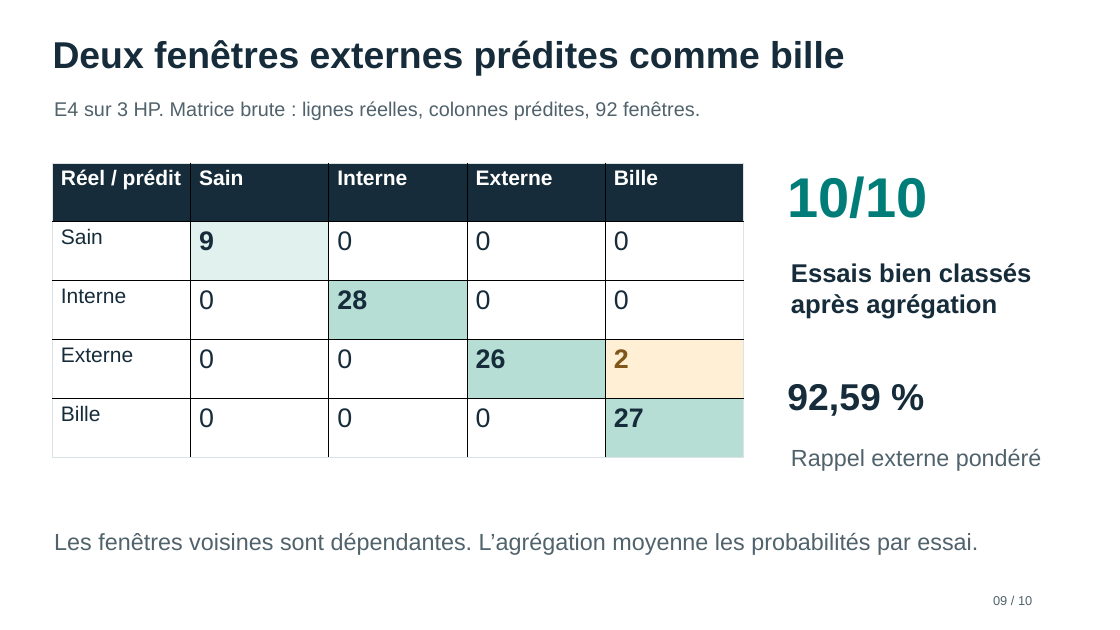
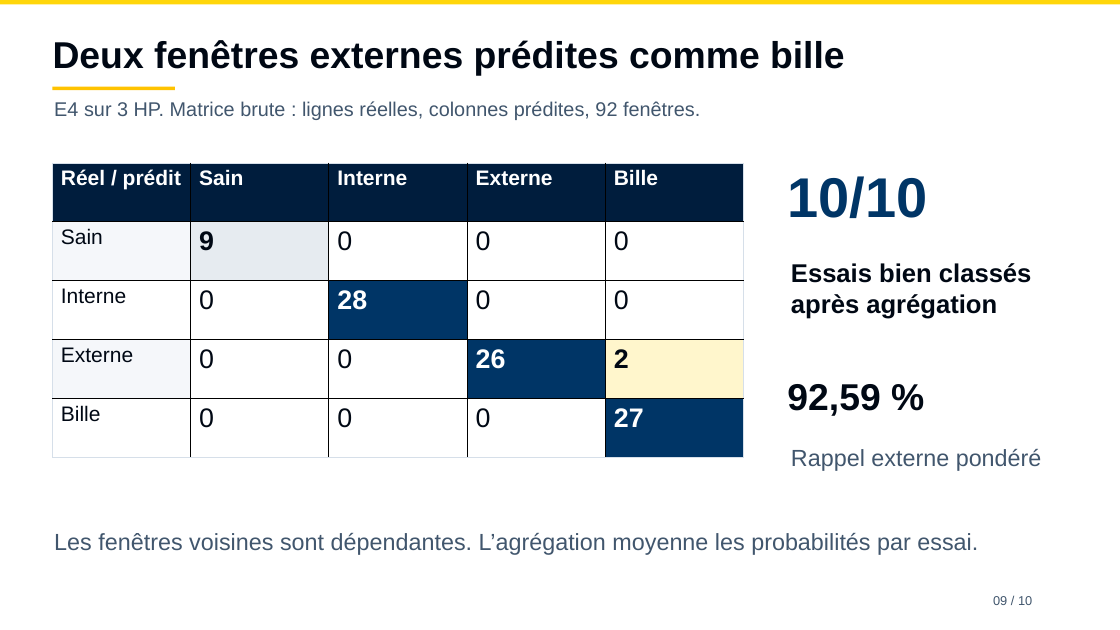
Before and after one commit to Lavdal-Yahya/IoT-mini-project, a slide deck: slide 9 of presentation/dashboard/diagnostic_dashboard.pptx. Drawn at 1120x630 pixels with LibreOffice and Linux fonts; fonts in the diff are those of the drawing. Boxes give left, top, right and bottom in pixels: in the first picture for what was removed or moved away, otherwise in the second. Text is boxed around its words. In the diff, an @@ line names an element or a change of style, - is before the commit and + after.

```diff
--- a/presentation/dashboard/diagnostic_dashboard.pptx
+++ b/presentation/dashboard/diagnostic_dashboard.pptx
@@ rectangle added at box(0, 0, 1120, 4), fill #FFD60A @@
@@ rectangle added at box(52, 87, 175, 90), fill #FFC300 @@
@@ table at box(52, 163, 745, 458) @@
@@ fill #162C3A to #001D3D in row 1 @@
@@ fill #FFFFFF to #F5F7FA in 2 cells @@
@@ fill #E1F1ED to #E6EBF0 in row 2, column 2 @@
@@ fill #B7DED5 to #003566 in 3 cells @@
@@ fill #FFF0D5 to #FFF6CC in row 4, column 5 @@
@@ text colour #162C3A to #000814 in "Sain", "9", "0", "0" and 12 more places @@
@@ text colour #162C3A to #FFFFFF in "28", "26", "27" @@
@@ text colour #80561B to #000814 in "2" @@
@@ borders changed @@
@@ text "10/10" at box(787, 176, 927, 218): text colour #007D78 to #003566 @@
@@ text colour #162C3A to #000814 in 3 elements at box(53, 40, 845, 76), box(791, 263, 1032, 319), box(787, 384, 880, 416) @@
@@ text colour #50626B to #41566D in 3 elements at box(54, 101, 700, 120), box(791, 449, 1042, 471), box(54, 533, 978, 555) @@
```
Also in this commit, not shown: 9 other slides changed, 37 other files.
